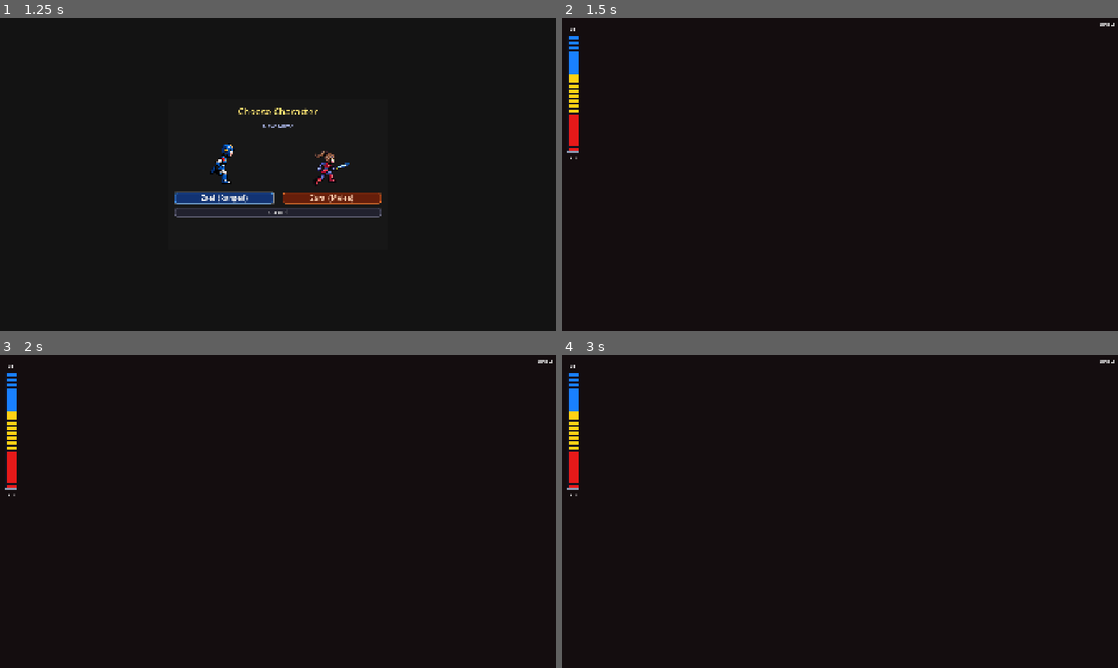
Above: before the commit, frames 1-4 (two rows, left to right).
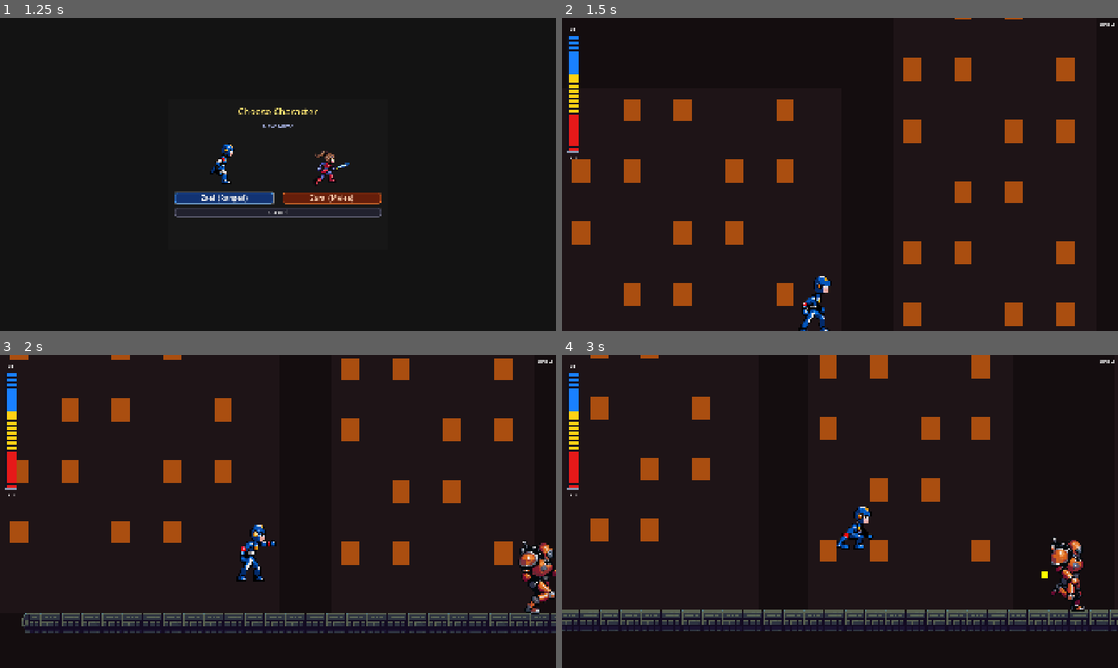
Above: after the commit, the same moments.

Repository: joaoramos00/NullvexGame
Game: Godot game, scene res://ui/title_screen.tscn
The game is run twice, just before and just after one commit, with the same random seed, the same clock (stepped at 60 frames per second) and the same inputs.
Inputs (mouse positions are in pixels of both pictures, inside the frame that each line leads up to):
- Up to frame 1 (1.25 s): click "New Game" at 0.5 s
- Up to frame 2 (1.5 s): click "Zael (Ranged)" at 1.25 s
- Up to frame 3 (2 s): no input
- Up to frame 4 (3 s): move the mouse to (962, 495) at 2.02 s; hold Right (move_right) from 2.03 s (still down); tap Z (attack) at 2.1 s; click (962, 495) at 2.17 s; tap Space (jump) at 2.27 s; move the mouse to (728, 527) at 2.77 s; tap X (dash) at 2.85 s

Frame 1 is identical in both runs. In frame 2, 6.8% of the frame differs, in the area x 1-93%, y 0-100%; in frame 3, 9.9%, in the area x 1-100%, y 0-89%; in frame 4, 9.9%.
Error before the commit: Parse Error: Cannot infer the type of "offset_x" variable because the value doesn't have a set type. (res://characters/ranged/zael.gd:221)
Error after the commit: Invalid call. Nonexistent function 'is_action_just_pressed' in base 'InputEventMouseMotion'. (res://ui/pause_menu.gd:11)

Commit message:
fix: zael.gd — tipo explícito em offset_x para compatibilidade com Godot 4.6
Godot 4.6 não infere o tipo de variável em ternário com acesso a Array não
tipado. Adiciona `: float` explícito na linha 221 para resolver o parse error
que impedia o jogador de instanciar e causava tela preta ao selecionar personagem.

Co-Authored-By: Claude Sonnet 4.6 <noreply@anthropic.com>

Diff:
--- a/characters/ranged/zael.gd
+++ b/characters/ranged/zael.gd
@@ -218,7 +218,7 @@
     bullet.scale = BULLET_SCALE[level]
     bullet.source_id = GameManager.zael_selected_shot
     get_parent().add_child(bullet)
-    var offset_x := _SPAWN_OFFSET_X[level] if facing_right else -_SPAWN_OFFSET_X[level]
+    var offset_x: float = _SPAWN_OFFSET_X[level] if facing_right else -_SPAWN_OFFSET_X[level]
     bullet.global_position = global_position + Vector2(offset_x, _SPAWN_OFFSET_Y)
 
 func _notification(what: int) -> void:
